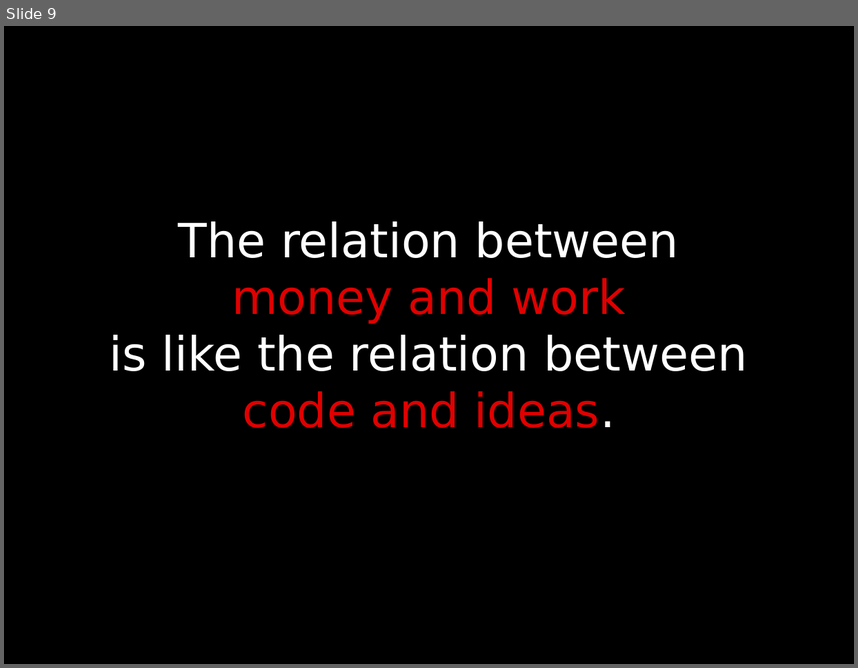
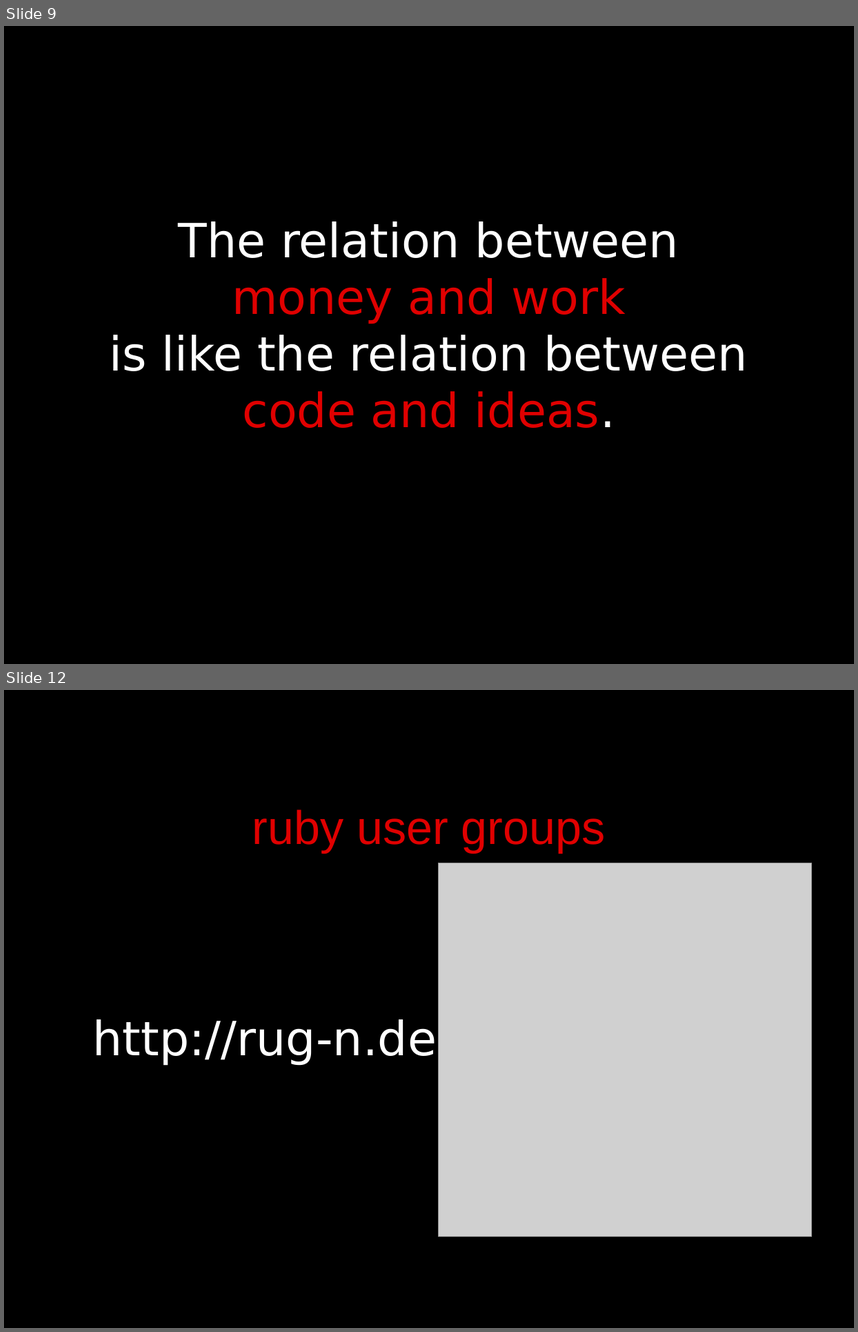
Before and after one commit to b4mboo/slides, a slide deck: general/open_source_tools_2012-08-19.odp. Shown one above the other, each under a label of ours: slide 9 before the commit, slides 9 and 12 after it; the slides between them are not shown. The pictures are 858x668 and 858x1332 pixels, drawn with LibreOffice and Linux fonts; fonts in the diff are those of the drawing; grey boxes stand for pictures. Boxes give left, top, right and bottom in pixels: in the first picture for what was removed or moved away, otherwise in the second. Text is boxed around its words. In the diff, an @@ line names an element or a change of style, - is before the commit and + after.

```diff
--- a/general/open_source_tools_2012-08-19.odp
+++ b/general/open_source_tools_2012-08-19.odp
@@ slide 12 added at bbox=[4, 690, 854, 1328], background #FFFFFF; not listed: 1 template element that a slide beside it also shows @@
@@ title added at bbox=[252, 809, 606, 852], 44 pt, text #E00000 @@
+ruby user groups
@@ picture added at bbox=[438, 862, 812, 1236] @@
@@ text added at bbox=[93, 1019, 437, 1065], 44 pt, text #FFFFFF @@
+http://rug-n.de
```
Also in this commit, not shown: 19 other slides added, 10 other files.
